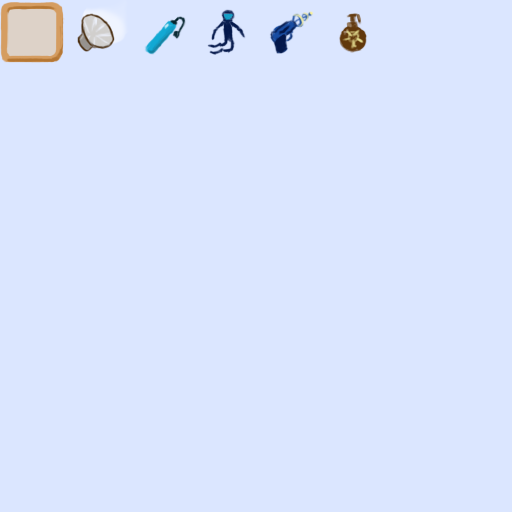
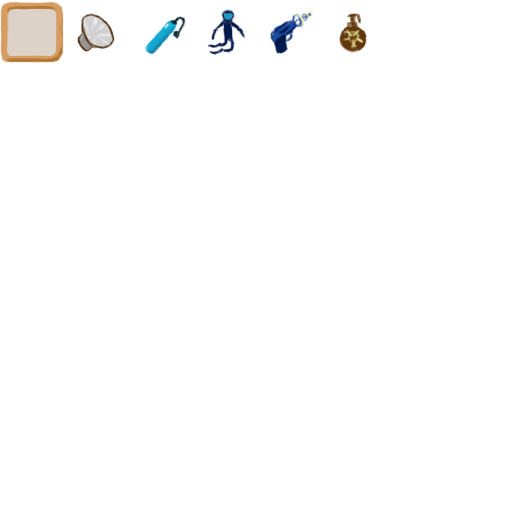
Comparing the layer stacks of the two 512×512 images. Changes:
hid "图层 2" over [0, 0, 512, 512]
